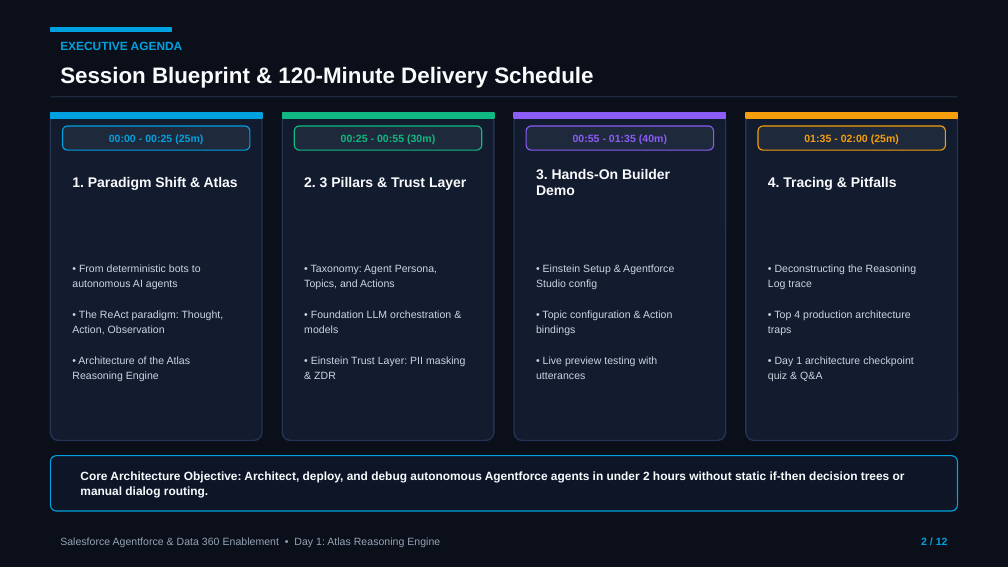
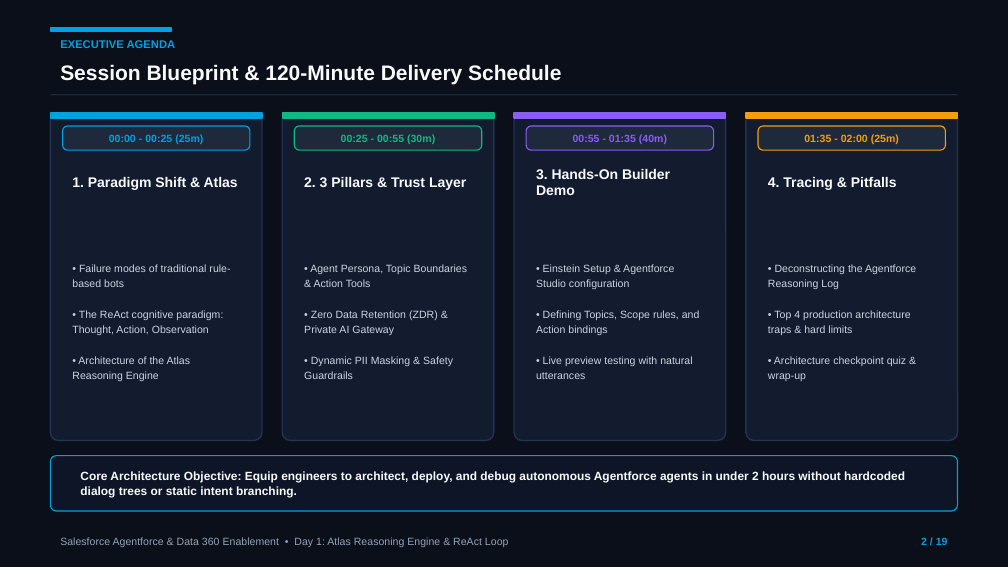
Before and after one commit to MohnishTak2725/agentforce-data360-workbench, a slide deck: slide 2 of Day-1-Atlas-Reasoning-Engine.pptx. Drawn at 1008x567 pixels with LibreOffice and Linux fonts; fonts in the diff are those of the drawing. Boxes give left, top, right and bottom in pixels: in the first picture for what was removed or moved away, otherwise in the second. Text is boxed around its words. In the diff, an @@ line names an element or a change of style, - is before the commit and + after.

```diff
--- a/Day-1-Atlas-Reasoning-Engine.pptx
+++ b/Day-1-Atlas-Reasoning-Engine.pptx
@@ text "EXECUTIVE AGENDA" at (60,40,176,48): size 8.5 to 8 pt @@
@@ text "Session Blueprint & 120-Minute Delivery ..." at (60,64,561,84): size 16 to 15 pt @@
@@ text at (72,264,230,335): text changed @@
-• From deterministic bots to autonomous AI agents
-• The ReAct paradigm: Thought, Action, Observation
+• Failure modes of traditional rule-based bots
+• The ReAct cognitive paradigm: Thought, Action, Observation
@@ text at (304,264,467,379): text changed @@
-• Taxonomy: Agent Persona, Topics, and Actions
-• Foundation LLM orchestration & models
-• Einstein Trust Layer: PII masking & ZDR
+• Agent Persona, Topic Boundaries & Action Tools
+• Zero Data Retention (ZDR) & Private AI Gateway
+• Dynamic PII Masking & Safety Guardrails
@@ text at (536,264,700,379): text changed @@
-• Einstein Setup & Agentforce Studio config
-• Topic configuration & Action bindings
-• Live preview testing with utterances
+• Einstein Setup & Agentforce Studio configuration
+• Defining Topics, Scope rules, and Action bindings
+• Live preview testing with natural utterances
@@ text at (768,264,916,381): text changed @@
-• Deconstructing the Reasoning Log trace
-• Top 4 production architecture traps
-• Day 1 architecture checkpoint quiz & Q&A
+• Deconstructing the Agentforce Reasoning Log
+• Top 4 production architecture traps & hard limits
+• Architecture checkpoint quiz & wrap-up
@@ text at (80,471,905,497): text changed @@
-Core Architecture Objective: Architect, deploy, and debug autonomous Agentforce agents in under 2 hours without static if-then decision trees or manual dialog routing.
+Core Architecture Objective: Equip engineers to architect, deploy, and debug autonomous Agentforce agents in under 2 hours without hardcoded dialog trees or static intent branching.
@@ text at (60,537,508,547): text changed @@
-Salesforce Agentforce & Data 360 Enablement • Day 1: Atlas Reasoning Engine
+Salesforce Agentforce & Data 360 Enablement • Day 1: Atlas Reasoning Engine & ReAct Loop
```
Also in this commit, not shown: 11 other slides changed, 7 slides added.
